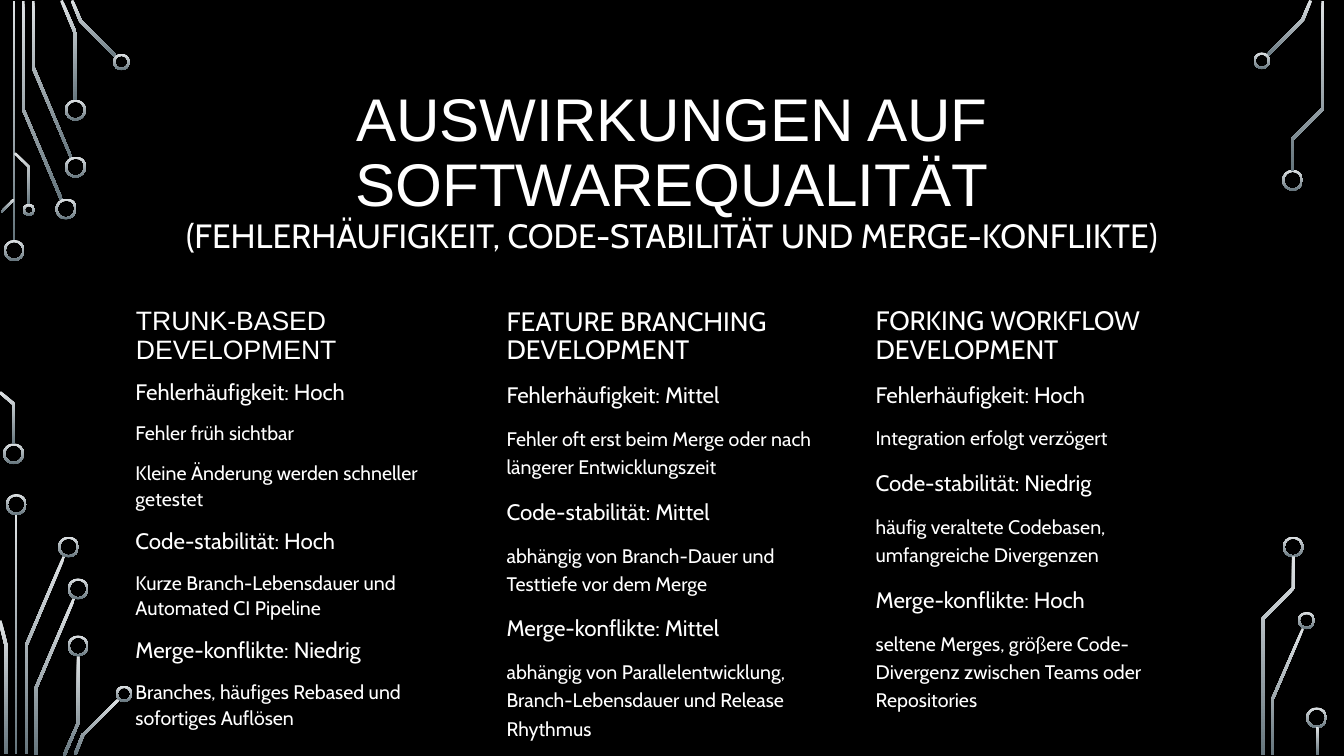
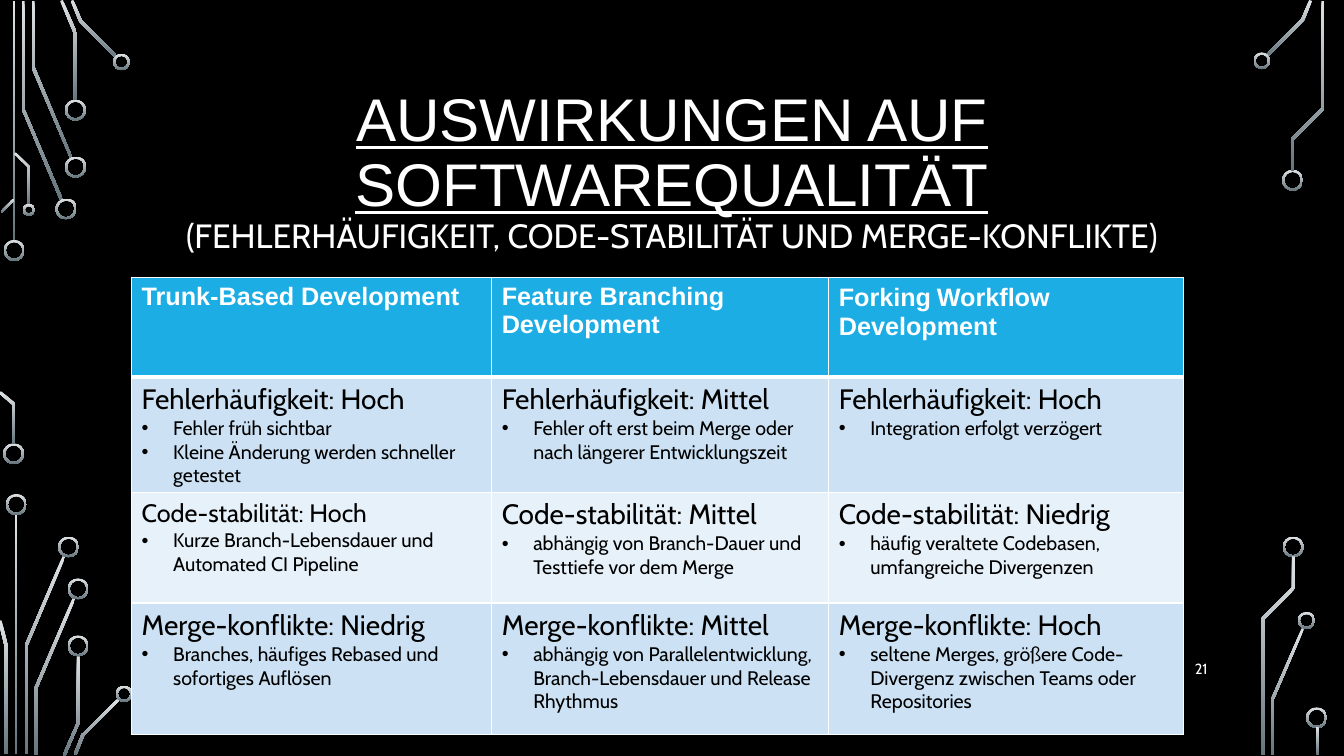
Before and after one commit to Igelkaempfer/Versionsverwaltungssystem-Poster, a slide deck: slide 21 of Versionskontrollsysteme im Softwareengineering (1).pptx (slide 19 before the commit). Drawn at 1344x756 pixels with LibreOffice and Linux fonts; fonts in the diff are those of the drawing; background and template pictures are left out. Boxes give left, top, right and bottom in pixels: in the first picture for what was removed or moved away, otherwise in the second. Text is boxed around its words. In the diff, an @@ line names an element or a change of style, - is before the commit and + after.

```diff
--- a/Versionskontrollsysteme im Softwareengineering (1).pptx
+++ b/Versionskontrollsysteme im Softwareengineering (1).pptx
@@ title "AUSWIRKUNGEN AUF SOFTWAREQUALITÄT (FEHLERHÄUFIGKEIT, CODE-ST ..." at [186,99,1158,253]: underline on in "AUSWIRKUNGEN AUF SOFTWAREQUALITÄT" @@
@@ table added at [132,277,1184,734], 4 rows, 3 columns @@
+Trunk-Based Development | Feature Branching Development | Forking Workflow Development
+Fehlerhäufigkeit: Hoch / Fehler früh sichtbar / Kleine Änderung werden schneller getestet | Fehlerhäufigkeit: Mittel / Fehler oft erst beim Merge oder nach längerer Entwicklungszeit | Fehlerhäufigkeit: Hoch / Integration erfolgt verzögert
+Code-stabilität: Hoch / Kurze Branch-Lebensdauer und Automated CI Pipeline | Code-stabilität: Mittel / abhängig von Branch-Dauer und Testtiefe vor dem Merge | Code-stabilität: Niedrig / häufig veraltete Codebasen, umfangreiche Divergenzen
+Merge-konflikte: Niedrig / Branches, häufiges Rebased und sofortiges Auflösen | Merge-konflikte: Mittel / abhängig von Parallelentwicklung, Branch-Lebensdauer und Release Rhythmus | Merge-konflikte: Hoch / seltene Merges, größere Code-Divergenz zwischen Teams oder Repositories
@@ text removed at [507,312,766,360] @@
-FEATURE BRANCHING DEVELOPMENT
@@ text removed at [876,311,1140,360] @@
-FORKING WORKFLOW DEVELOPMENT
@@ text removed at [135,383,417,730] @@
-Fehlerhäufigkeit: Hoch
-Fehler früh sichtbar
-Kleine Änderung werden schneller getestet
-Code-stabilität: Hoch
-Kurze Branch-Lebensdauer und Automated CI Pipeline
-Merge-konflikte: Niedrig
-Branches, häufiges Rebased und sofortiges Auflösen
@@ text removed at [507,386,811,741] @@
-Fehlerhäufigkeit: Mittel
-Fehler oft erst beim Merge oder nach längerer Entwicklungszeit
-Code-stabilität: Mittel
-abhängig von Branch-Dauer und Testtiefe vor dem Merge
-Merge-konflikte: Mittel
-abhängig von Parallelentwicklung, Branch-Lebensdauer und Release Rhythmus
@@ text removed at [876,386,1141,712] @@
-Fehlerhäufigkeit: Hoch
-Integration erfolgt verzögert
-Code-stabilität: Niedrig
-häufig veraltete Codebasen, umfangreiche Divergenzen
-Merge-konflikte: Hoch
-seltene Merges, größere Code-Divergenz zwischen Teams oder Repositories
@@ page number added at [1195,663,1208,674], 10.5 pt, text #FFFFFF @@
+21
```
Also in this commit, not shown: 17 other slides changed, 9 slides added, 2 slides removed.
